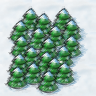
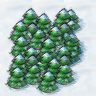
Two versions of the same layered image (96 x 96). Layer-by-layer changes:
added layer "Pasted Layer #4" above "Concave" over [left=64, top=9, right=78, bottom=53]
added group "Convex #1" with 7 layers above "Layer" over [left=25, top=7, right=88, bottom=70]
added layer "Pasted Layer #3" in group "Convex #1" over [left=25, top=15, right=78, bottom=70]
added layer "Pasted Layer #2" in group "Convex #1" over [left=32, top=32, right=64, bottom=64]
added layer "Convex copy" in group "Convex #1" over [left=25, top=7, right=88, bottom=70]
added layer "Single copy #1" in group "Convex #1" over [left=64, top=32, right=88, bottom=59]
renamed "Convex" to "ConvexOld", hid it, moved it into group "Convex #1" over [left=25, top=7, right=88, bottom=70]
added layer "Single copy #2" in group "Convex #1" over [left=57, top=7, right=87, bottom=36]
added layer "Single copy #3" in group "Convex #1" over [left=57, top=39, right=87, bottom=68]
